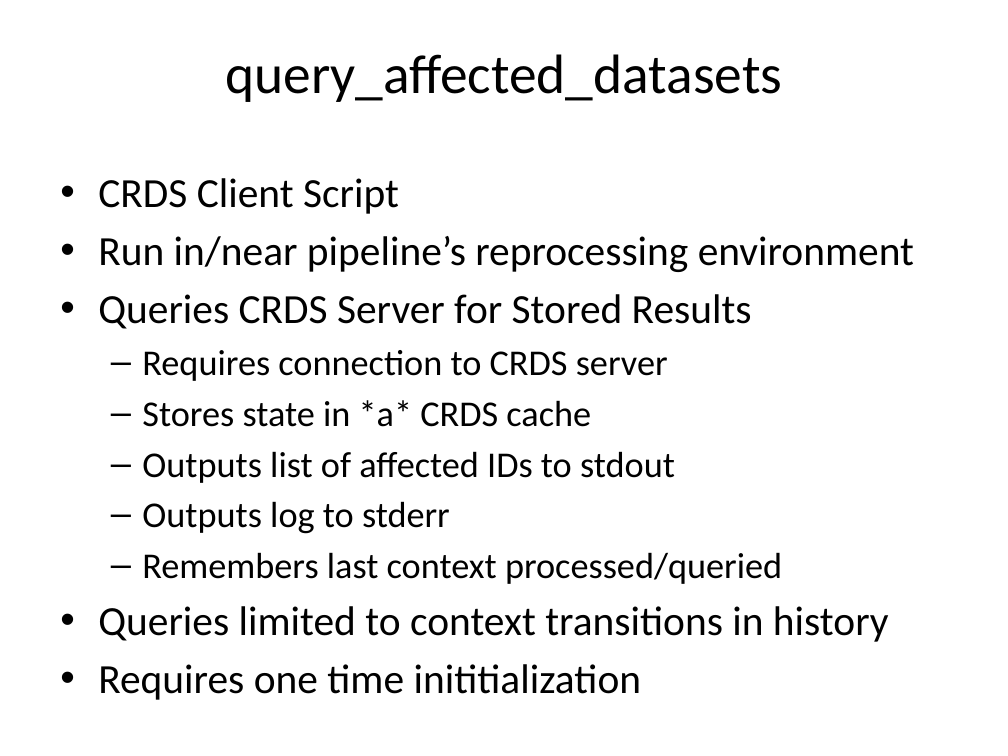
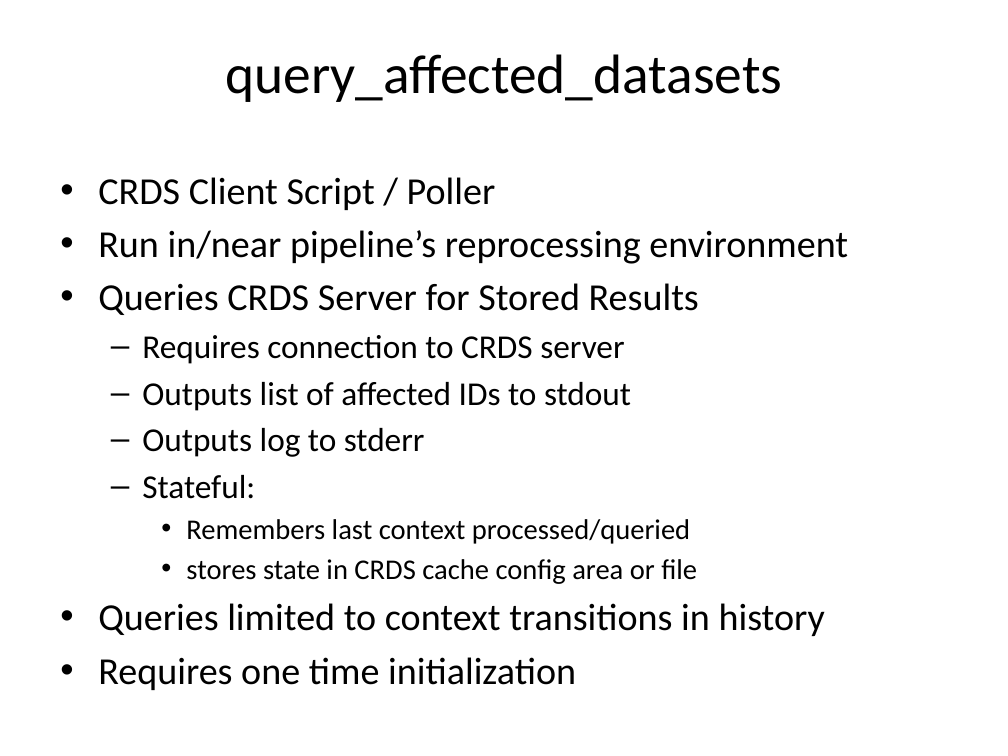
Before and after one commit to spacetelescope/crds, a slide deck: slide 14 of docs/Affected_Datasets_Demo.pptx (slide 12 before the commit). Drawn at 1008x756 pixels with LibreOffice and Linux fonts; fonts in the diff are those of the drawing. Boxes give left, top, right and bottom in pixels: in the first picture for what was removed or moved away, otherwise in the second. Text is boxed around its words. In the diff, an @@ line names an element or a change of style, - is before the commit and + after.

Commit message:
Added affected datasets demo .pptx, demo pics

```diff
--- a/docs/Affected_Datasets_Demo.pptx
+++ b/docs/Affected_Datasets_Demo.pptx
@@ text at bbox=[98, 177, 848, 636]: text changed; size 29.6 to 27.2 pt @@
-• Requires one time inititialization
+• Requires one time initialization
@@ text at bbox=[98, 177, 496, 210]: text changed; size 29.6 to 27.2 pt @@
-• CRDS Client Script
+• CRDS Client Script / Poller
@@ text at bbox=[98, 230, 848, 636]: size 29.6 to 27.2 pt in "Run in/near pipeline’s reprocessing environment", "Queries CRDS Server for Stored Results", "Queries limited to context transitions in history"; size 25.9 to 23.8 pt in "Requires connection to CRDS server", "Outputs list of affected IDs to stdout", "Outputs log to stderr"; size 25.9 to 20.4 pt in "Remembers last context processed/queried"; bullet – to •; list level 2 to 3 in "Remembers last context processed/queried" @@
@@ text at bbox=[142, 400, 591, 427]: paragraph removed @@
-  – Stores state in *a* CRDS cache
@@ text at bbox=[142, 475, 255, 499]: paragraph added @@
+  – Stateful:
@@ text at bbox=[186, 559, 697, 584]: paragraph added @@
+    • stores state in CRDS cache config area or file
```
Also in this commit, not shown: 3 other slides changed, 3 slides added, 3 other files.
